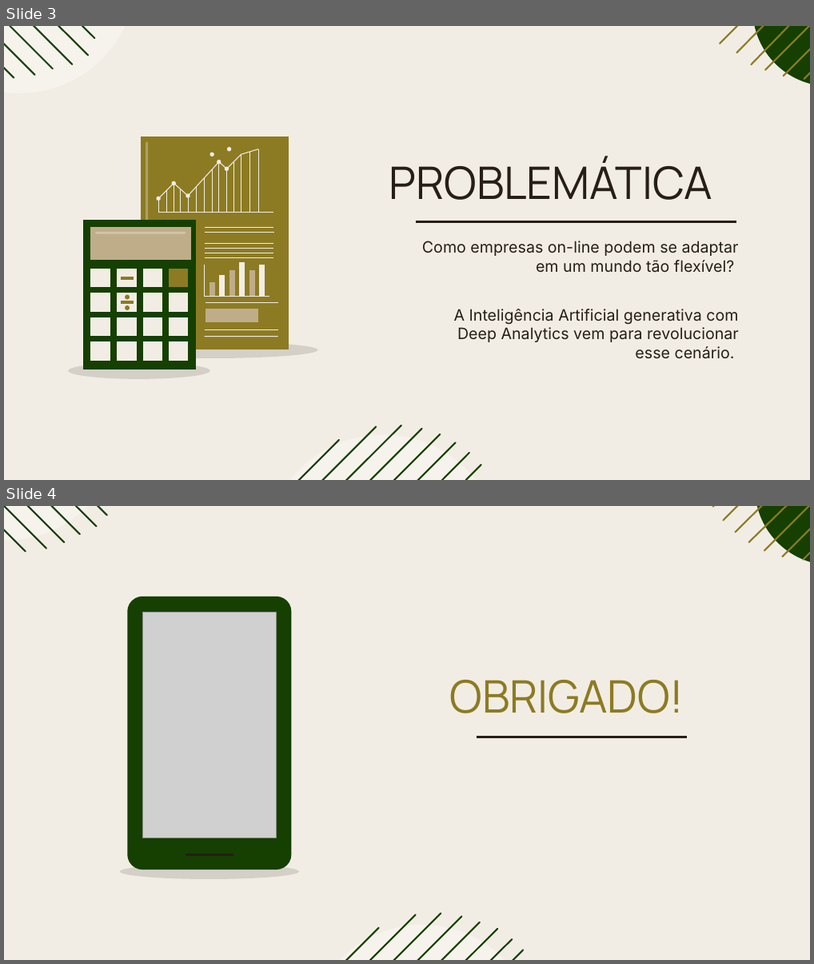
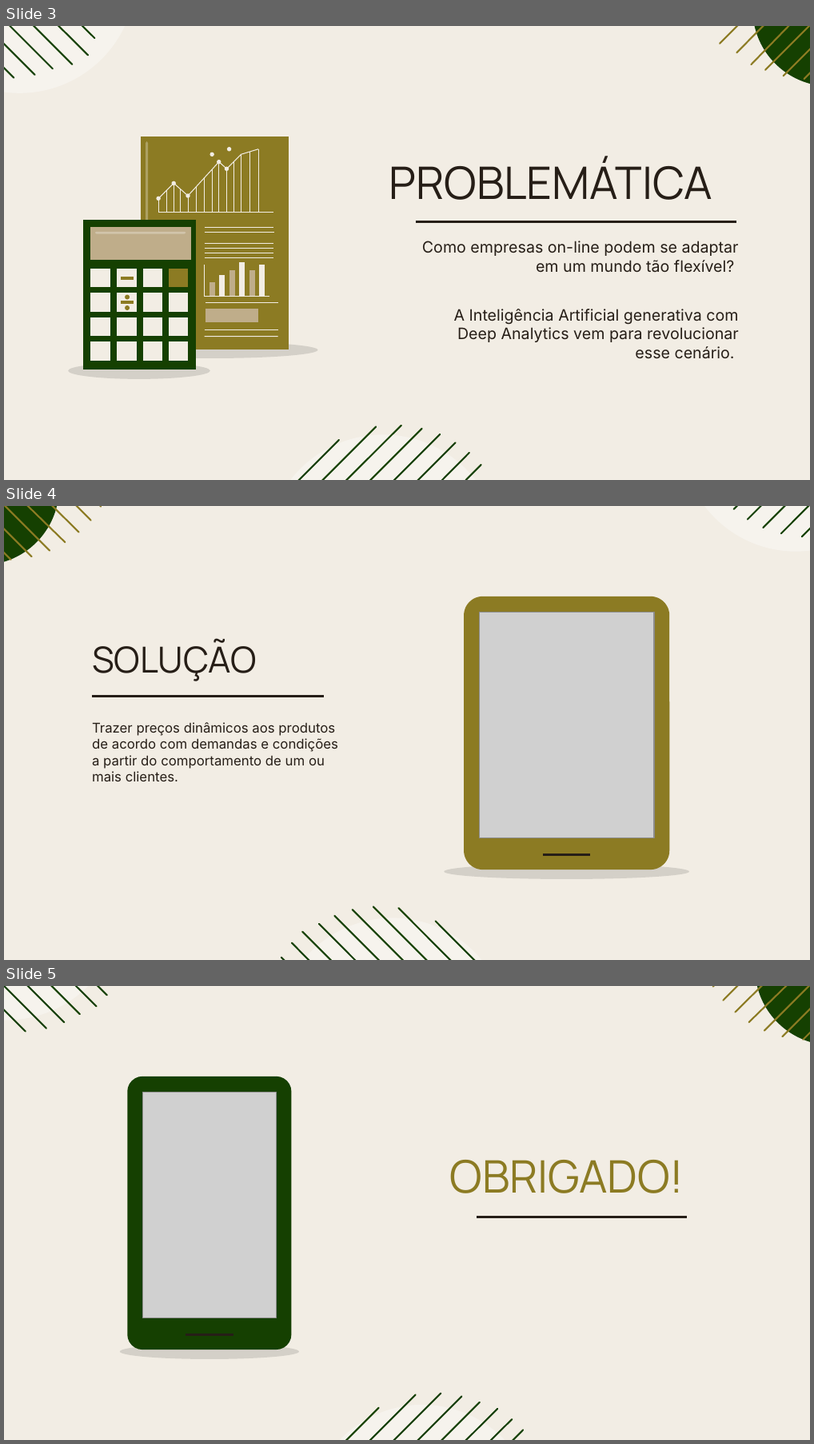
Before and after one commit to rafaellabastos/challenge-pitch-qa, a slide deck: Pitch-SavvyFix.pptx. Shown one above the other, each under a label of ours: slides 3 and 4 before the commit, slides 3, 4 and 5 after it. The pictures are 814x964 and 814x1444 pixels, drawn with LibreOffice and Linux fonts; fonts in the diff are those of the drawing; grey boxes stand for pictures. Boxes give left, top, right and bottom in pixels: in the first picture for what was removed or moved away, otherwise in the second. Text is boxed around its words. In the diff, an @@ line names an element or a change of style, - is before the commit and + after.

Commit message:
Slide com explicação da solução

```diff
--- a/Pitch-SavvyFix.pptx
+++ b/Pitch-SavvyFix.pptx
@@ slide 4 added at bbox=[4, 506, 810, 960], background #F2EDE4 @@
@@ group added at bbox=[4, 506, 102, 566]: 7 freeform shapes, 1 ellipse @@
@@ group added at bbox=[682, 506, 810, 551]: 5 freeform shapes, 1 ellipse @@
@@ rounded rectangle added at bbox=[465, 596, 670, 870], fill #8C7B23 @@
@@ picture added at bbox=[480, 612, 654, 837] @@
@@ title added at bbox=[92, 640, 256, 681], 32 pt, text #261E17 @@
+SOLUÇÃO
@@ line added from (92, 696) to (324, 696), #261E17 2.25 pt @@
@@ subtitle added at bbox=[92, 722, 338, 781], 12 pt, text #261E17 @@
+Trazer preços dinâmicos aos produtos de acordo com demandas e condições a partir do comportamento de um ou mais clientes.
@@ freeform shape added at bbox=[444, 864, 690, 879], fill #000000 at 12% opacity @@
@@ line added from (543, 854) to (591, 854), #261E17 2.25 pt @@
@@ group added at bbox=[278, 906, 508, 960]: 9 freeform shapes, 1 ellipse @@
@@ what was slide 4 is now slide 5 @@
```
